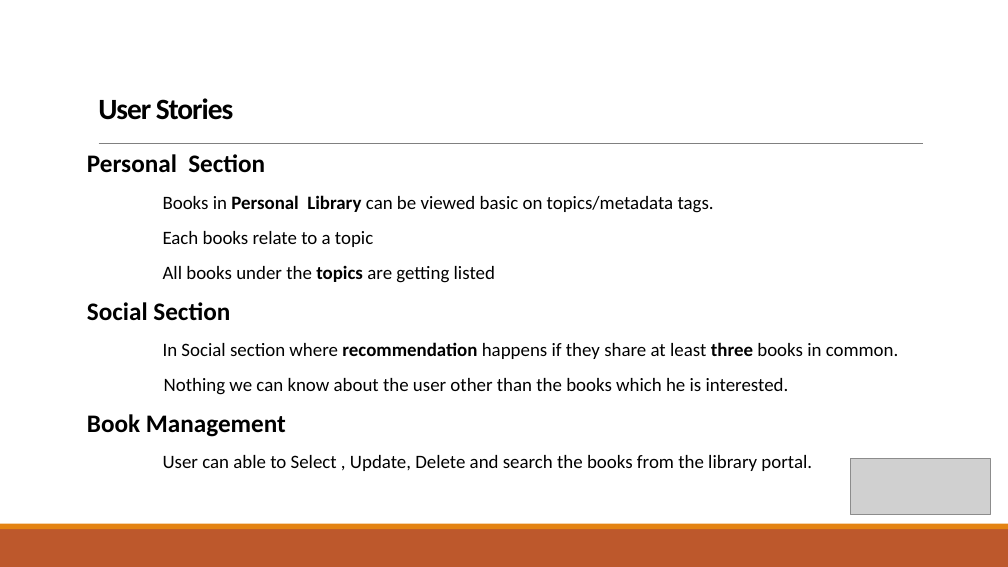
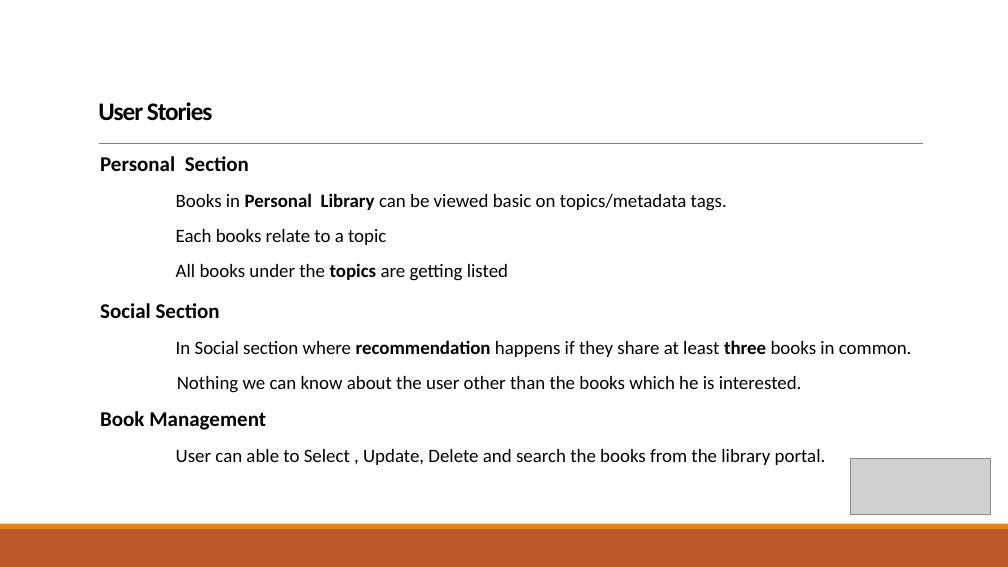
Before and after one commit to wangyang325/CS615Project, a slide deck: slide 6 of Presentation/CS615 Group Presentation.pptx (slide 7 before the commit). Drawn at 1008x567 pixels with LibreOffice and Linux fonts; fonts in the diff are those of the drawing; grey boxes stand for pictures. Boxes give left, top, right and bottom in pixels: in the first picture for what was removed or moved away, otherwise in the second. Text is boxed around its words. In the diff, an @@ line names an element or a change of style, - is before the commit and + after.

```diff
--- a/Presentation/CS615 Group Presentation.pptx
+++ b/Presentation/CS615 Group Presentation.pptx
@@ title "User Stories" at (98, 102, 213, 121): size 28 to 24 pt @@
@@ text at (100, 156, 266, 430): size 24 to 20 pt in "Personal Section", "Social Section", "Book Management" @@
@@ text "Personal Section": place and size @@
-text "Personal Section" at (87, 154, 899, 471)
+text "Personal Section" at (100, 156, 912, 465)
```
Also in this commit, not shown: 4 other slides changed, 3 slides removed, 1 other file.
